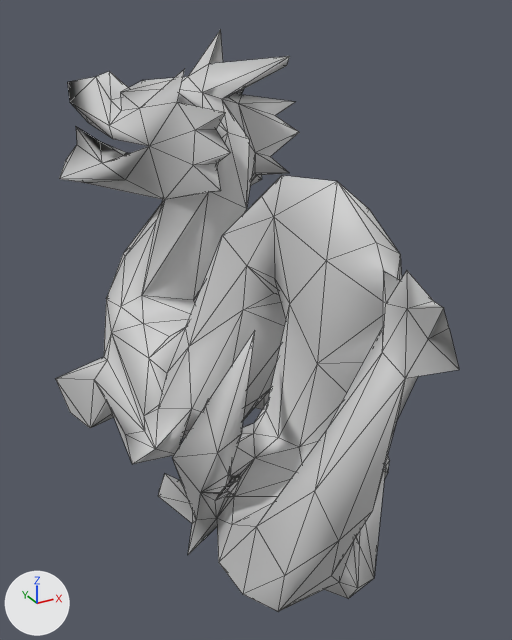
Before and after pictures for a commit that changed the FBX model Nanite/Assets/Resources/QEM/Dragon_8K/Dragon_8K_3.fbx.
Camera for both pictures: a 50 mm camera at (-0.00475, -0.00986, 0.00452) aimed at (0.00019, -0.00087, 0.00003). The lights are fixed; the arrows at lower left show +X, +Y and +Z. Mesh edges are drawn as thin lines. Where no turn or scale is listed for an object, it has been applied to the vertices.

Objects in the first picture: 'Untitled'.
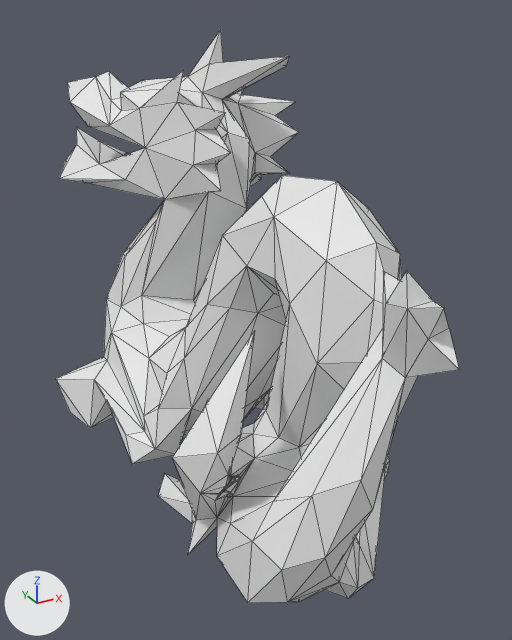
Pixel boxes [x1, y1, x2, y2] of what changed, in the pictures (512 x 640 px; the box of a moved part takes in the faces that stretch with it):
'Untitled', reshaped
    before: [56, 29, 459, 611]
    after: [56, 30, 459, 603]
part 1 of me_mesh, moved or reshaped
    before: [59, 69, 286, 412]
    after: [59, 70, 286, 412]
part 2 of me_mesh, moved or reshaped
    before: [188, 243, 407, 611]
    after: [188, 243, 408, 603]
part 3 of me_mesh, recoloured (grey to white)
    both: [56, 30, 459, 598]

What the commit changed:
Material 'Material' (mat_material) is new.
Its base color is (0.8, 0.8, 0.8) (white #e7e7e7).
me_mesh is used by ob_untitled; location (0.0, 0.0, 0.0).
me_mesh had 491 vertices, 1042 faces and spanned x -0.00233..0.00203, y -0.00533..0.00462, z -0.00284..0.00422.
me_mesh now has 491 vertices, 1042 faces and spans x -0.00233..0.00203, y -0.00533..0.00461, z -0.00284..0.00422.
Part 1, on me_mesh:
7 vertices are removed from x -0.00097..0.00039, y 0.00004..0.00338, z -0.00064..0.00259.
44 faces are deleted.
5 vertices move from x -0.00089..0.00112, y -0.00106..0.00462, z 0.00034..0.00367 to x -0.00089..0.00111, y -0.00114..0.00461, z 0.00027..0.00366.
7 vertices are added at x -0.00102..0.00026, y -0.00089..0.00329, z -0.00085..0.00254.
44 new faces join them.
Part 2, on me_mesh:
12 vertices are removed from x -0.00164..0.00044, y -0.00472..-0.00368, z -0.00282..0.00147.
48 faces are deleted.
6 vertices move from x -0.00158..0.00012, y -0.00405..-0.00222, z -0.00283..0.00085 to x -0.00156..0.00011, y -0.00408..-0.00223, z -0.00283..0.00079.
12 vertices are added at x -0.0016..0.00041, y -0.00466..-0.00356, z -0.00281..0.0013.
48 new faces join them.
me_mesh part 3: 950 faces spanning x -0.00233..0.00203, y -0.00533..0.00461, z -0.00284..0.00422 switch from mat_defaultmaterial (light grey #cbcbcb) to mat_material (white #e7e7e7).
me_mesh part 4: the surface is now shaded flat.
